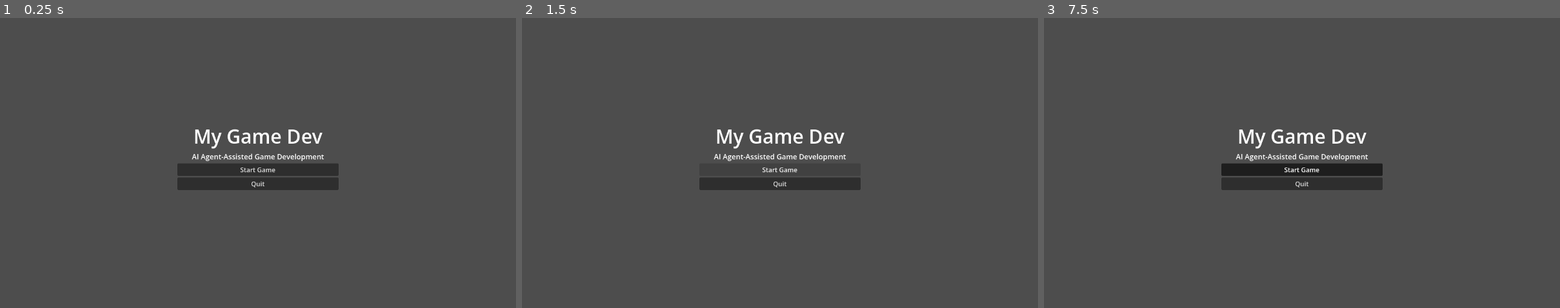
Above: before the commit, frames 1-3 (left to right).
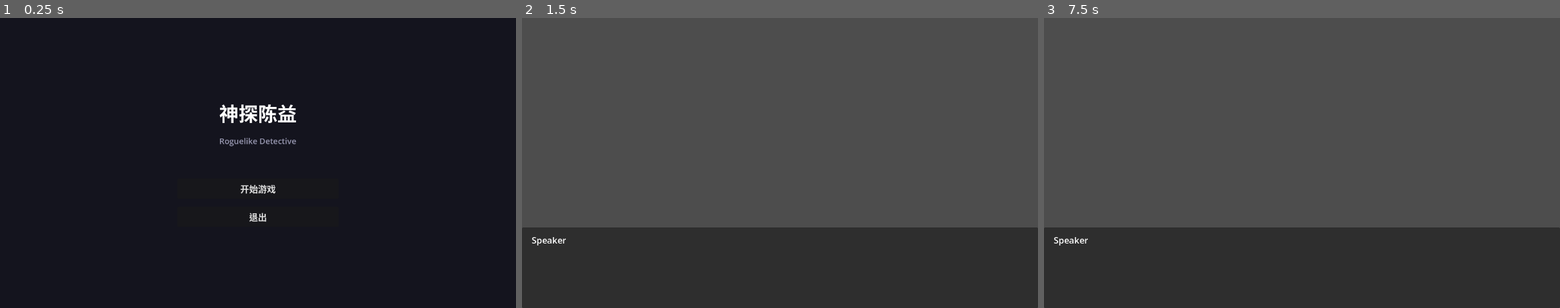
Above: after the commit, the same moments.

Repository: codes1gn/my-game-dev
Game: Godot game, scene res://src/ui/main_menu.tscn
The game is run twice, just before and just after one commit, with the same random seed, the same clock (stepped at 60 frames per second) and the same inputs. Before the commit the project starts from res://main.tscn.
Inputs (mouse positions are in pixels of both pictures, inside the frame that each line leads up to):
- Up to frame 1 (0.25 s): no input
- Up to frame 2 (1.5 s): click "Start Game" (after the commit: "开始游戏") at 0.5 s; click (780, 168) at 1.25 s, where only the run before the commit has a clickable "Start Game"
- Up to frame 3 (7.5 s): click (1302, 168) at 2 s, where only the run before the commit has a clickable "Start Game"; tap Enter (ui_accept) at 2.75, 4.25, 5.75 s; move the mouse to (1415, 148) at 2.77 s; hold Enter (ui_accept) 2.78-3.5 s; click (1415, 148) at 2.92 s; drag from (1198, 177) to (1276, 221) at 3.52 s; move the mouse to (1353, 99) at 4.27 s; hold Enter (ui_accept) 4.28-5 s; click (1353, 99) at 4.42 s; drag from (1276, 221) to (1147, 119) at 5.02 s; move the mouse to (1456, 206) at 5.77 s; hold Enter (ui_accept) 5.78-6.5 s; click (1456, 206) at 5.92 s; drag from (1147, 119) to (1224, 90) at 6.52 s; move the mouse to (1327, 163) at 7.27 s; hold Enter (ui_accept) from 7.28 s (still down); click (1327, 163) at 7.42 s

The runs differ from the first frame. In frame 1, 99% of the frame differs, in the area x 0-100%, y 0-100%; in frame 2, 30%; in frame 3, 31%.
Error after the commit: Parse Error: Cannot infer the type of "attr" variable because the value doesn't have a set type. (res://src/vn/vn_engine.gd:107)

Commit message:
Add VN dialogue system prototype with Case 1 opening

Diff:
--- /dev/null
+++ b/data/characters/chen_yi.json
@@ -0,0 +1,19 @@
+{
+  "id": "chen_yi",
+  "name": "陈益",
+  "name_en": "Chen Yi",
+  "role": "protagonist",
+  "title": "嫌疑人（前世界级侦探）",
+  "rank": "district",
+  "portrait": "",
+  "attributes": {
+    "observation": 8,
+    "interrogation": 9,
+    "forensics": 7,
+    "psychology": 9,
+    "fitness": 6,
+    "charisma": 7
+  },
+  "talents": ["criminal_profiling", "micro_expression", "footprint_analysis"],
+  "bio": "世界级侦探，穿越到平行世界后发现自己被铐在审讯室的椅子上。前世零悬案记录，精通犯罪心理学和痕检技术。"
+}
--- /dev/null
+++ b/data/characters/zhou_yebin.json
@@ -0,0 +1,19 @@
+{
+  "id": "zhou_yebin",
+  "name": "周业斌",
+  "name_en": "Zhou Yebin",
+  "role": "npc",
+  "title": "阳城市局刑侦支队队长",
+  "rank": "city",
+  "portrait": "",
+  "attributes": {
+    "observation": 7,
+    "interrogation": 8,
+    "forensics": 5,
+    "psychology": 6,
+    "fitness": 7,
+    "charisma": 6
+  },
+  "talents": ["experienced_interrogator"],
+  "bio": "阳城市局刑侦支队队长，经验丰富的老刑警。严肃但不失公正。"
+}
--- /dev/null
+++ b/data/dialogue/case_001_opening.json
@@ -0,0 +1,250 @@
+{
+  "id": "case_001_opening",
+  "type": "vn_dialogue",
+  "start_node": "start",
+  "nodes": [
+    {
+      "id": "start",
+      "type": "text",
+      "speaker": "narrator",
+      "text": "八月十二日。阳城市局。审讯室。",
+      "next": "interrogation_1"
+    },
+    {
+      "id": "interrogation_1",
+      "type": "text",
+      "speaker": "青年警员",
+      "text": "陈益！休息了半个小时，可以了吧？！",
+      "next": "interrogation_2"
+    },
+    {
+      "id": "interrogation_2",
+      "type": "text",
+      "speaker": "青年警员",
+      "text": "能继续回答问题了吗？案发时你到底做了什么，赶紧交代！",
+      "next": "interrogation_3"
+    },
+    {
+      "id": "interrogation_3",
+      "type": "text",
+      "speaker": "青年警员",
+      "text": "刘格，是不是你杀的？！",
+      "next": "chen_yi_wakes"
+    },
+    {
+      "id": "chen_yi_wakes",
+      "type": "text",
+      "speaker": "narrator",
+      "text": "恍惚间，陈益抬起沉重的眼皮，睁开了双眼。目光深处，带着浓浓的迷茫与疑惑。",
+      "next": "chen_yi_thought_1"
+    },
+    {
+      "id": "chen_yi_thought_1",
+      "type": "text",
+      "speaker": "陈益",
+      "text": "（耳边回荡着似曾相识的审问话语……我曾无数次这般质问过嫌疑人。现在，怎么轮到了自己？）",
+      "next": "chen_yi_thought_2"
+    },
+    {
+      "id": "chen_yi_thought_2",
+      "type": "text",
+      "speaker": "陈益",
+      "text": "（等等！我不是出了意外吗？没死？？审讯室……自己，是正在被审讯的嫌疑人。）",
+      "next": "chen_yi_realization"
+    },
+    {
+      "id": "chen_yi_realization",
+      "type": "text",
+      "speaker": "narrator",
+      "text": "陈益很快接受了一个事实：自己穿越了。死亡之后穿越，算是重生吗？",
+      "next": "chen_yi_thought_3"
+    },
+    {
+      "id": "chen_yi_thought_3",
+      "type": "text",
+      "speaker": "陈益",
+      "text": "（我好歹也是一名享誉国际的顶级侦探，穿越过来搖身一变成了嫌疑人算怎么回事？有点讽刺啊。）",
+      "next": "chen_yi_analysis"
+    },
+    {
+      "id": "chen_yi_analysis",
+      "type": "text",
+      "speaker": "narrator",
+      "text": "好在可以确定的是，自己绝对没有杀人。死者刘格是他在这个世界上的大学同学。所谓的经济纠纷，其实就是刘格向他借过钱。不多不少，三十万。",
+      "next": "first_choice"
+    },
+    {
+      "id": "first_choice",
+      "type": "choice",
+      "options": [
+        {
+          "text": "直接否认杀人",
+          "next": "deny_direct",
+          "set_flag": "opening_approach",
+          "flag_value": "direct"
+        },
+        {
+          "text": "用逻辑反驳作案动机",
+          "next": "deny_logic",
+          "set_flag": "opening_approach",
+          "flag_value": "logic"
+        },
+        {
+          "text": "先观察审讯室里的人",
+          "next": "observe_room",
+          "set_flag": "opening_approach",
+          "flag_value": "observe"
+        }
+      ]
+    },
+    {
+      "id": "deny_direct",
+      "type": "text",
+      "speaker": "陈益",
+      "text": "我没杀他。",
+      "next": "police_reaction_1"
+    },
+    {
+      "id": "deny_logic",
+      "type": "text",
+      "speaker": "陈益",
+      "text": "作案动机？不对。是刘格欠我三十万，不是我欠他三十万。他死了，钱我找谁要去？",
+      "next": "police_impressed"
+    },
+    {
+      "id": "observe_room",
+      "type": "text",
+      "speaker": "narrator",
+      "text": "陈益沉默着，目光依次扫过审讯室中的每一个人。负责记录的年轻警员，年龄稍大的中年男子——应该是队长，旁边站着的青年男子，还有两名警员。",
+      "next": "observe_continue"
+    },
+    {
+      "id": "observe_continue",
+      "type": "text",
+      "speaker": "陈益",
+      "text": "（中年人是队长，青年是主审。六个人的审讯室，规格不低。看来这个案子，他们很重视。）",
+      "next": "deny_direct"
+    },
+    {
+      "id": "police_reaction_1",
+      "type": "text",
+      "speaker": "青年警员",
+      "text": "没杀他？？兇器上只有你和死者的指纹，死者和你更是有经济纠纷！",
+      "next": "police_reaction_2"
+    },
+    {
+      "id": "police_reaction_2",
+      "type": "text",
+      "speaker": "青年警员",
+      "text": "你自己也承认，案发前曾去过死者家，时间上吻合。作案时间，作案动机，作案地点，作案手法，全都在这里！",
+      "next": "chen_yi_counter"
+    },
+    {
+      "id": "chen_yi_counter",
+      "type": "text",
+      "speaker": "陈益",
+      "text": "从这个逻辑讲，在刘格还钱之前，我不可能对他下手，没错吧？",
+      "next": "police_impressed"
+    },
+    {
+      "id": "police_impressed",
+      "type": "text",
+      "speaker": "周业斌",
+      "text": "话虽如此，但若他拒不还钱的话，你愤起杀人也是有可能的。我说的对吗？",
+      "next": "chen_yi_key_argument"
+    },
+    {
+      "id": "chen_yi_key_argument",
+      "type": "text",
+      "speaker": "陈益",
+      "text": "这位队长说的不错。不过还有一种可能，人不是我杀的。仅凭凶器上的指纹，外加时间地点，虽然构成比较完整的证据链，但却并未闭合。",
+      "next": "footprint_argument"
+    },
+    {
+      "id": "footprint_argument",
+      "type": "text",
+      "speaker": "陈益",
+      "text": "至少，案发全过程你们无法清晰还原，因为脚印对不上。我说的可有出入？刑侦，要严谨啊。",
+      "next": "zhou_surprise"
+    },
+    {
+      "id": "zhou_surprise",
+      "type": "text",
+      "speaker": "narrator",
+      "text": "对方突如其来的笑容和精准反击，让周业斌詫异。在陈益睡着之前，面对警方的审问，可是一度战战兢兢。怎么醒了之后仿佛换了一个人？",
+      "next": "chen_yi_proposal"
+    },
+    {
+      "id": "chen_yi_proposal",
+      "type": "text",
+      "speaker": "陈益",
+      "text": "周队长，现场……还有第三个人的脚印吧？",
+      "next": "chen_yi_deduction"
+    },
+    {
+      "id": "chen_yi_deduction",
+      "type": "text",
+      "speaker": "陈益",
+      "text": "基于我不是凶手这个前提，现场应该会留下第三个人的脚印。如果第三个人的所有脚印都在我之后，那么我的作案和帮凶嫌疑，便基本可以排除。",
+      "next": "zhou_accepts"
+    },
+    {
+      "id": "zhou_accepts",
+      "type": "text",
+      "speaker": "周业斌",
+      "text": "我明白你的意思。让技术科马上做现场重叠脚印分析，拿到结果立即送过来。",
+      "set_flag": "footprint_analysis_requested",
+      "next": "uncuffed"
+    },
+    {
+      "id": "uncuffed",
+      "type": "text",
+      "speaker": "narrator",
+      "text": "周业斌看向陈益的眼神开始不同起来。他冲附近的警员挥了挥手："给他打开手铐。"",
+      "next": "chen_yi_proposal_2"
+    },
+    {
+      "id": "chen_yi_proposal_2",
+      "type": "choice",
+      "options": [
+        {
+          "text": "提议：给我一天时间，我来破案",
+          "next": "propose_solve",
+          "set_flag": "proposed_to_solve"
+        },
+        {
+          "text": "安静等待脚印分析结果",
+          "next": "wait_result"
+        }
+      ]
+    },
+    {
+      "id": "propose_solve",
+      "type": "text",
+      "speaker": "陈益",
+      "text": "周队长，给我一天的时间。一天之内，我帮你破了这个案子。",
+      "next": "zhou_skeptical"
+    },
+    {
+      "id": "zhou_skeptical",
+      "type": "text",
+      "speaker": "周业斌",
+      "text": "一天？你以为这是在拍电影呢？你现在可是嫌疑人。",
+      "next": "opening_end"
+    },
+    {
+      "id": "wait_result",
+      "type": "text",
+      "speaker": "narrator",
+      "text": "陈益选择了沉默，等待技术科的结果。不急，让证据说话。",
+      "next": "opening_end"
+    },
+    {
+      "id": "opening_end",
+      "type": "text",
+      "speaker": "narrator",
+      "text": "【第一章结束 — 案件序幕已拉开】",
+      "next": ""
+    }
+  ]
+}
--- a/project.godot
+++ b/project.godot
@@ -10,10 +10,16 @@
 
 [application]
 
-config/name="My Game Dev"
-config/description="AI Agent-assisted game development project"
-run/main_scene="res://main.tscn"
+config/name="神探陈益 - Roguelike Detective"
+config/description="Roguelike + Detective game based on the novel"
+run/main_scene="res://src/ui/main_menu.tscn"
 config/features=PackedStringArray("4.6")
+
+[autoload]
+
+GRBServer="*uid://hwkgc74v20qq"
+EventBus="*res://src/autoload/event_bus.gd"
+GameManager="*res://src/autoload/game_manager.gd"
 
 [display]
 
--- /dev/null
+++ b/src/autoload/event_bus.gd
@@ -0,0 +1,20 @@
+extends Node
+
+signal game_state_changed(old_state: int, new_state: int)
+signal dialogue_started(dialogue_id: String)
+signal dialogue_ended(dialogue_id: String)
+signal dialogue_node_reached(node_id: String)
+signal choice_made(choice_id: String, option_index: int)
+signal evidence_discovered(evidence_id: String)
+signal evidence_analyzed(evidence_id: String, analysis_type: String, result: String)
+signal interrogation_started(suspect_id: String)
+signal interrogation_ended(suspect_id: String, quality_score: float)
+signal deduction_submitted(case_id: String, answers: Dictionary)
+signal case_completed(case_id: String, score: int, points_earned: int)
+signal system_points_changed(old_value: int, new_value: int)
+signal attribute_changed(attribute_name: String, old_value: int, new_value: int)
+signal item_acquired(item_id: String)
+signal item_used(item_id: String)
+signal day_advanced(new_day: int)
+signal random_event_triggered(event_id: String)
+signal scene_transition_requested(target_scene: String, data: Dictionary)
--- /dev/null
+++ b/src/autoload/game_manager.gd
@@ -0,0 +1,72 @@
+extends Node
+
+var current_state: int = Enums.GameState.MAIN_MENU
+var current_day: int = 1
+var player_data: Dictionary = {}
+var flags: Dictionary = {}
+
+func _ready() -> void:
+	_init_player_data()
+
+func _init_player_data() -> void:
+	player_data = {
+		"name": "陈益",
+		"rank": Enums.Rank.DISTRICT,
+		"system_points": 0,
+		"attributes": {
+			"observation": 5,
+			"interrogation": 5,
+			"forensics": 3,
+			"psychology": 5,
+			"fitness": 3,
+			"charisma": 4,
+		},
+		"inventory": [],
+		"cases_solved": 0,
+		"reputation": 50,
+	}
+
+func change_state(new_state: int) -> void:
+	var old_state := current_state
+	current_state = new_state
+	EventBus.game_state_changed.emit(old_state, new_state)
+
+func advance_day() -> void:
+	current_day += 1
+	EventBus.day_advanced.emit(current_day)
+
+func set_flag(flag_name: String, value: Variant = true) -> void:
+	flags[flag_name] = value
+
+func get_flag(flag_name: String, default: Variant = false) -> Variant:
+	return flags.get(flag_name, default)
+
+func add_system_points(amount: int) -> void:
+	var old := player_data["system_points"] as int
+	player_data["system_points"] = old + amount
+	EventBus.system_points_changed.emit(old, old + amount)
+
+func get_attribute(attr_name: String) -> int:
+	return player_data["attributes"].get(attr_name, 0)
+
+func add_to_inventory(item_id: String) -> void:
+	if item_id not in player_data["inventory"]:
+		player_data["inventory"].append(item_id)
+		EventBus.item_acquired.emit(item_id)
+
+func has_item(item_id: String) -> bool:
+	return item_id in player_data["inventory"]
+
+func load_json(path: String) -> Variant:
+	var file := FileAccess.open(path, FileAccess.READ)
+	if file == null:
+		push_error("Failed to open: " + path)
+		return null
+	var text := file.get_as_text()
+	file.close()
+	var json := JSON.new()
+	var err := json.parse(text)
+	if err != OK:
+		push_error("JSON parse error in %s: %s" % [path, json.get_error_message()])
+		return null
+	return json.data
--- /dev/null
+++ b/src/common/enums.gd
@@ -0,0 +1,36 @@
+class_name Enums
+
+enum GameState {
+	MAIN_MENU,
+	DAILY_LIFE,
+	INVESTIGATION,
+	INTERROGATION,
+	DEDUCTION,
+	CASE_RESULT,
+	TEAM_MANAGE,
+	CAREER_VIEW,
+	SYSTEM_SHOP,
+}
+
+enum Rank {
+	DISTRICT,
+	CITY,
+	PROVINCE,
+	NATIONAL,
+}
+
+enum EvidenceType {
+	PHYSICAL,
+	DOCUMENT,
+	AUDIO,
+	VIDEO,
+	TESTIMONY,
+}
+
+enum DialogueNodeType {
+	TEXT,
+	CHOICE,
+	CONDITION,
+	SET_FLAG,
+	END,
+}
--- /dev/null
+++ b/src/ui/main_menu.gd
@@ -0,0 +1,12 @@
+extends Control
+
+func _ready() -> void:
+	$VBox/StartButton.pressed.connect(_on_start)
+	$VBox/QuitButton.pressed.connect(_on_quit)
+
+func _on_start() -> void:
+	GameManager.change_state(Enums.GameState.DAILY_LIFE)
+	get_tree().change_scene_to_file("res://src/vn/vn_scene.tscn")
+
+func _on_quit() -> void:
+	get_tree().quit()
--- /dev/null
+++ b/src/ui/main_menu.tscn
@@ -0,0 +1,66 @@
+[gd_scene load_steps=2 format=3 uid="uid://cmain_menu"]
+
+[ext_resource type="Script" path="res://src/ui/main_menu.gd" id="1"]
+
+[node name="MainMenu" type="Control"]
+layout_mode = 3
+anchors_preset = 15
+anchor_right = 1.0
+anchor_bottom = 1.0
+grow_horizontal = 2
+grow_vertical = 2
+script = ExtResource("1")
+
+[node name="Background" type="ColorRect" parent="."]
+layout_mode = 1
+anchors_preset = 15
+anchor_right = 1.0
+anchor_bottom = 1.0
+grow_horizontal = 2
+grow_vertical = 2
+color = Color(0.08, 0.08, 0.12, 1)
+
+[node name="VBox" type="VBoxContainer" parent="."]
+layout_mode = 1
+anchors_preset = 8
+anchor_left = 0.5
+anchor_top = 0.5
+anchor_right = 0.5
+anchor_bottom = 0.5
+offset_left = -200.0
+offset_top = -180.0
+offset_right = 200.0
+offset_bottom = 180.0
+grow_horizontal = 2
+grow_vertical = 2
+theme_override_constants/separation = 20
+alignment = 1
+
+[node name="Title" type="Label" parent="VBox"]
+layout_mode = 2
+theme_override_font_sizes/font_size = 48
+text = "神探陈益"
+horizontal_alignment = 1
+
+[node name="Subtitle" type="Label" parent="VBox"]
+layout_mode = 2
+theme_override_font_sizes/font_size = 20
+theme_override_colors/font_color = Color(0.6, 0.6, 0.7, 1)
+text = "Roguelike Detective"
+horizontal_alignment = 1
+
+[node name="Spacer" type="Control" parent="VBox"]
+layout_mode = 2
+custom_minimum_size = Vector2(0, 40)
+
+[node name="StartButton" type="Button" parent="VBox"]
+layout_mode = 2
+custom_minimum_size = Vector2(300, 50)
+theme_override_font_sizes/font_size = 22
+text = "开始游戏"
+
+[node name="QuitButton" type="Button" parent="VBox"]
+layout_mode = 2
+custom_minimum_size = Vector2(300, 50)
+theme_override_font_sizes/font_size = 22
+text = "退出"
--- /dev/null
+++ b/src/vn/choice_panel.gd
@@ -0,0 +1,29 @@
+extends VBoxContainer
+
+signal choice_selected(index: int)
+
+var _buttons: Array[Button] = []
+
+func show_choices(options: Array) -> void:
+	_clear()
+	for i in range(options.size()):
+		var opt: Dictionary = options[i]
+		var btn := Button.new()
+		btn.text = opt.get("text", "???")
+		btn.custom_minimum_size = Vector2(400, 50)
+		btn.add_theme_font_size_override("font_size", 20)
+		var idx := i
+		btn.pressed.connect(func(): _on_choice(idx))
+		add_child(btn)
+		_buttons.append(btn)
+	visible = true
+
+func _on_choice(index: int) -> void:
+	choice_selected.emit(index)
+	_clear()
+	visible = false
+
+func _clear() -> void:
+	for btn in _buttons:
+		btn.queue_free()
+	_buttons.clear()
--- /dev/null
+++ b/src/vn/dialogue_box.gd
@@ -0,0 +1,59 @@
+extends PanelContainer
+
+signal text_finished
+signal advance_requested
+
+@onready var speaker_label: Label = %SpeakerLabel
+@onready var text_label: RichTextLabel = %TextLabel
+@onready var continue_indicator: Control = %ContinueIndicator
+
+var _full_text: String = ""
+var _char_index: int = 0
+var _is_typing: bool = false
+var _chars_per_second: float = 40.0
+
+func _ready() -> void:
+	continue_indicator.visible = false
+
+func _process(delta: float) -> void:
+	if not _is_typing:
+		return
+	_char_index += delta * _chars_per_second
+	var visible_count := int(_char_index)
+	if visible_count >= _full_text.length():
+		text_label.text = _full_text
+		_is_typing = false
+		continue_indicator.visible = true
+		text_finished.emit()
+	else:
+		text_label.text = _full_text.substr(0, visible_count)
+
+func _unhandled_input(event: InputEvent) -> void:
+	if event.is_action_pressed("ui_accept") or (event is InputEventMouseButton and event.pressed):
+		if _is_typing:
+			_skip_typing()
+		elif continue_indicator.visible:
+			continue_indicator.visible = false
+			advance_requested.emit()
+
+func show_dialogue(speaker: String, text: String) -> void:
+	if speaker.is_empty() or speaker == "narrator":
+		speaker_label.text = ""
+	else:
+		speaker_label.text = speaker
+	_full_text = text
+	_char_index = 0.0
+	_is_typing = true
+	text_label.text = ""
+	continue_indicator.visible = false
+	visible = true
+
+func _skip_typing() -> void:
+	text_label.text = _full_text
+	_is_typing = false
+	_char_index = float(_full_text.length())
+	continue_indicator.visible = true
+	text_finished.emit()
+
+func hide_box() -> void:
+	visible = false
--- /dev/null
+++ b/src/vn/dialogue_box.tscn
@@ -0,0 +1,43 @@
+[gd_scene load_steps=2 format=3 uid="uid://bvn_dialogue_box"]
+
+[ext_resource type="Script" path="res://src/vn/dialogue_box.gd" id="1"]
+
+[node name="DialogueBox" type="PanelContainer"]
+anchors_preset = 12
+anchor_top = 1.0
+anchor_right = 1.0
+anchor_bottom = 1.0
+offset_top = -200.0
+grow_horizontal = 2
+grow_vertical = 0
+script = ExtResource("1")
+
+[node name="MarginContainer" type="MarginContainer" parent="."]
+layout_mode = 2
+theme_override_constants/margin_left = 24
+theme_override_constants/margin_top = 16
+theme_override_constants/margin_right = 24
+theme_override_constants/margin_bottom = 16
+
+[node name="VBox" type="VBoxContainer" parent="MarginContainer"]
+layout_mode = 2
+
+[node name="SpeakerLabel" type="Label" parent="MarginContainer/VBox"]
+unique_name_in_owner = true
+layout_mode = 2
+theme_override_font_sizes/font_size = 22
+text = "Speaker"
+
+[node name="TextLabel" type="RichTextLabel" parent="MarginContainer/VBox"]
+unique_name_in_owner = true
+layout_mode = 2
+custom_minimum_size = Vector2(0, 120)
+theme_override_font_sizes/normal_font_size = 20
+text = ""
+fit_content = true
+
+[node name="ContinueIndicator" type="Label" parent="MarginContainer/VBox"]
+unique_name_in_owner = true
+layout_mode = 2
+horizontal_alignment = 2
+text = "▼"
--- /dev/null
+++ b/src/vn/vn_engine.gd
@@ -0,0 +1,192 @@
+extends Control
+
+@onready var dialogue_box: PanelContainer = $DialogueBox
+@onready var choice_panel: VBoxContainer = $ChoicePanel
+@onready var background: TextureRect = $Background
+@onready var portrait_left: TextureRect = $PortraitLeft
+@onready var portrait_right: TextureRect = $PortraitRight
+
+var _dialogue_data: Dictionary = {}
+var _nodes: Dictionary = {}
+var _current_node_id: String = ""
+
+var _pending_dialogue_path: String = ""
+
+func _ready() -> void:
+	dialogue_box.advance_requested.connect(_on_advance)
+	choice_panel.choice_selected.connect(_on_choice_selected)
+	choice_panel.visible = false
+	portrait_left.visible = false
+	portrait_right.visible = false
+	if not _pending_dialogue_path.is_empty():
+		start_dialogue(_pending_dialogue_path)
+	else:
+		start_dialogue("res://data/dialogue/case_001_opening.json")
+
+func start_dialogue(dialogue_path: String) -> void:
+	_dialogue_data = GameManager.load_json(dialogue_path)
+	if _dialogue_data == null:
+		push_error("Failed to load dialogue: " + dialogue_path)
+		return
+	_nodes.clear()
+	for node_data in _dialogue_data.get("nodes", []):
+		_nodes[node_data["id"]] = node_data
+	_current_node_id = _dialogue_data.get("start_node", "start")
+	EventBus.dialogue_started.emit(_dialogue_data.get("id", ""))
+	_process_node()
+
+func _process_node() -> void:
+	if _current_node_id.is_empty() or _current_node_id not in _nodes:
+		_end_dialogue()
+		return
+
+	var node: Dictionary = _nodes[_current_node_id]
+	var node_type: String = node.get("type", "text")
+
+	EventBus.dialogue_node_reached.emit(_current_node_id)
+
+	match node_type:
+		"text":
+			_handle_text_node(node)
+		"choice":
+			_handle_choice_node(node)
+		"condition":
+			_handle_condition_node(node)
+		"set_flag":
+			_handle_set_flag_node(node)
+		"end":
+			_end_dialogue()
+
+func _handle_text_node(node: Dictionary) -> void:
+	var speaker: String = node.get("speaker", "")
+	var text: String = node.get("text", "")
+	var display_name := _get_speaker_display_name(speaker)
+
+	_update_portraits(node)
+	dialogue_box.show_dialogue(display_name, text)
+
+	if node.has("set_flag"):
+		GameManager.set_flag(node["set_flag"], node.get("flag_value", true))
+
+func _handle_choice_node(node: Dictionary) -> void:
+	var options: Array = node.get("options", [])
+	var filtered: Array = []
+	for opt in options:
+		if _check_condition(opt.get("condition", null)):
+			filtered.append(opt)
+	if filtered.is_empty():
+		_current_node_id = node.get("fallback", "")
+		_process_node()
+		return
+	dialogue_box.hide_box()
+	choice_panel.show_choices(filtered)
+
+func _handle_condition_node(node: Dictionary) -> void:
+	var checks: Array = node.get("branches", [])
+	for branch in checks:
+		if _check_condition(branch.get("condition", null)):
+			_current_node_id = branch.get("next", "")
+			_process_node()
+			return
+	_current_node_id = node.get("fallback", "")
+	_process_node()
+
+func _handle_set_flag_node(node: Dictionary) -> void:
+	var flag_name: String = node.get("flag", "")
+	var value: Variant = node.get("value", true)
+	GameManager.set_flag(flag_name, value)
+	_current_node_id = node.get("next", "")
+	_process_node()
+
+func _check_condition(cond) -> bool:
+	if cond == null:
+		return true
+	if cond is Dictionary:
+		for key in cond:
+			if key.ends_with("_gte"):
+				var attr := key.trim_suffix("_gte")
+				if key.begins_with("system_points"):
+					if GameManager.player_data["system_points"] < cond[key]:
+						return false
+				elif GameManager.get_attribute(attr) < cond[key]:
+					return false
+			elif key == "has_flag":
+				if not GameManager.get_flag(cond[key]):
+					return false
+			elif key == "not_flag":
+				if GameManager.get_flag(cond[key]):
+					return false
+			elif key == "has_item":
+				if not GameManager.has_item(cond[key]):
+					return false
+		return true
+	return true
+
+func _on_advance() -> void:
+	var node: Dictionary = _nodes.get(_current_node_id, {})
+	_current_node_id = node.get("next", "")
+	_process_node()
+
+func _on_choice_selected(index: int) -> void:
+	var node: Dictionary = _nodes.get(_current_node_id, {})
+	var options: Array = node.get("options", [])
+	var filtered: Array = []
+	for opt in options:
+		if _check_condition(opt.get("condition", null)):
+			filtered.append(opt)
+	if index < filtered.size():
+		var selected: Dictionary = filtered[index]
+		EventBus.choice_made.emit(_current_node_id, index)
+		if selected.has("set_flag"):
+			GameManager.set_flag(selected["set_flag"], selected.get("flag_value", true))
+		_current_node_id = selected.get("next", "")
+		_process_node()
+
+func _end_dialogue() -> void:
+	dialogue_box.hide_box()
+	choice_panel.visible = false
+	portrait_left.visible = false
+	portrait_right.visible = false
+	EventBus.dialogue_ended.emit(_dialogue_data.get("id", ""))
+	_show_end_screen()
+
+func _show_end_screen() -> void:
+	var label := Label.new()
+	label.text = "— 序章完 —\n按任意键返回主菜单"
+	label.horizontal_alignment = HORIZONTAL_ALIGNMENT_CENTER
+	label.vertical_alignment = VERTICAL_ALIGNMENT_CENTER
+	label.add_theme_font_size_override("font_size", 32)
+	label.anchors_preset = Control.PRESET_FULL_RECT
+	add_child(label)
+	await get_tree().create_timer(1.0).timeout
+	set_process_unhandled_input(true)
+	_waiting_for_return = true
+
+var _waiting_for_return: bool = false
+
+func _unhandled_input(event: InputEvent) -> void:
+	if _waiting_for_return and event.is_pressed():
+		get_tree().change_scene_to_file("res://src/ui/main_menu.tscn")
+
+func _get_speaker_display_name(speaker_id: String) -> String:
+	var char_path := "res://data/characters/%s.json" % speaker_id
+	var char_data = GameManager.load_json(char_path)
+	if char_data != null:
+		return char_data.get("name", speaker_id)
+	return speaker_id
+
+func _update_portraits(node: Dictionary) -> void:
+	if node.has("portrait_left"):
+		var path: String = node["portrait_left"]
+		if path.is_empty():
+			portrait_left.visible = false
+		else:
+			portrait_left.texture = load(path) if ResourceLoader.exists(path) else null
+			portrait_left.visible = portrait_left.texture != null
+	if node.has("portrait_right"):
+		var path: String = node["portrait_right"]
+		if path.is_empty():
+			portrait_right.visible = false
+		else:
+			portrait_right.texture = load(path) if ResourceLoader.exists(path) else null
+			portrait_right.visible = portrait_right.texture != null
--- /dev/null
+++ b/src/vn/vn_scene.tscn
@@ -0,0 +1,72 @@
+[gd_scene load_steps=4 format=3 uid="uid://cvn_scene"]
+
+[ext_resource type="Script" path="res://src/vn/vn_engine.gd" id="1"]
+[ext_resource type="PackedScene" path="res://src/vn/dialogue_box.tscn" id="2"]
+[ext_resource type="Script" path="res://src/vn/choice_panel.gd" id="3"]
+
+[node name="VNScene" type="Control"]
+layout_mode = 3
+anchors_preset = 15
+anchor_right = 1.0
+anchor_bottom = 1.0
+grow_horizontal = 2
+grow_vertical = 2
+script = ExtResource("1")
+
+[node name="Background" type="TextureRect" parent="."]
+layout_mode = 1
+anchors_preset = 15
+anchor_right = 1.0
+anchor_bottom = 1.0
+grow_horizontal = 2
+grow_vertical = 2
+expand_mode = 1
+stretch_mode = 6
+
+[node name="PortraitLeft" type="TextureRect" parent="."]
+layout_mode = 1
+anchors_preset = 7
+anchor_left = 0.0
+anchor_top = 1.0
+anchor_right = 0.0
+anchor_bottom = 1.0
+offset_left = 50.0
+offset_top = -500.0
+offset_right = 350.0
+grow_horizontal = 1
+grow_vertical = 0
+expand_mode = 1
+stretch_mode = 5
+
+[node name="PortraitRight" type="TextureRect" parent="."]
+layout_mode = 1
+anchors_preset = 7
+anchor_left = 1.0
+anchor_top = 1.0
+anchor_right = 1.0
+anchor_bottom = 1.0
+offset_left = -350.0
+offset_top = -500.0
+offset_right = -50.0
+grow_horizontal = 0
+grow_vertical = 0
+expand_mode = 1
+stretch_mode = 5
+
+[node name="DialogueBox" parent="." instance=ExtResource("2")]
+
+[node name="ChoicePanel" type="VBoxContainer" parent="."]
+script = ExtResource("3")
+layout_mode = 1
+anchors_preset = 8
+anchor_left = 0.5
+anchor_top = 0.5
+anchor_right = 0.5
+anchor_bottom = 0.5
+offset_left = -200.0
+offset_top = -100.0
+offset_right = 200.0
+offset_bottom = 100.0
+grow_horizontal = 2
+grow_vertical = 2
+alignment = 1
